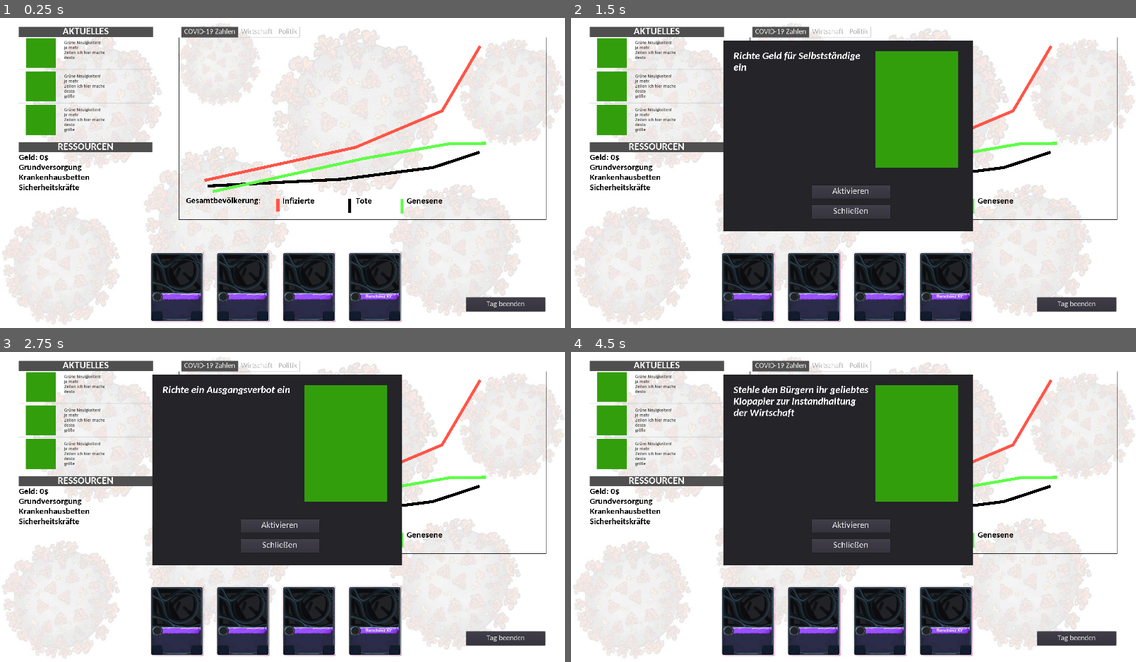
Above: before the commit, frames 1-4 (two rows, left to right).
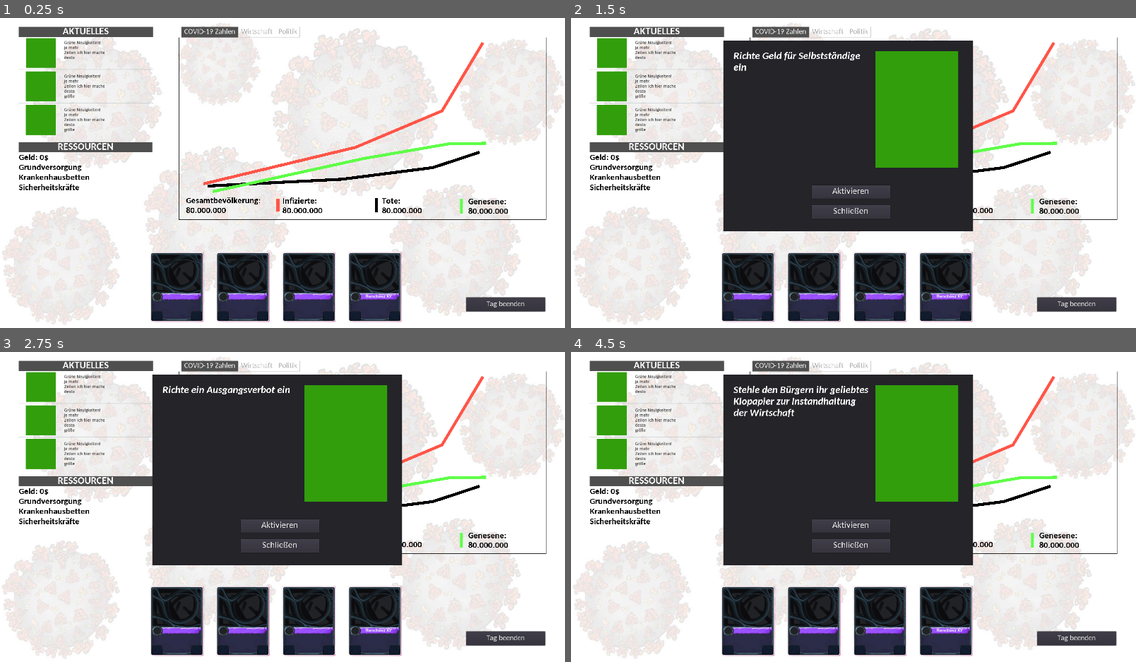
Above: after the commit, the same moments.

Repository: Cards-against-Corona/Cards-against-Corona
Game: Godot game, scene res://Scenes and Scripts/Game.tscn
The game is run twice, just before and just after one commit, with the same random seed, the same clock (stepped at 60 frames per second) and the same inputs.
Inputs (mouse positions are in pixels of both pictures, inside the frame that each line leads up to):
- Up to frame 1 (0.25 s): no input
- Up to frame 2 (1.5 s): click (746, 287) at 0.5 s; click (813, 287) at 1.25 s
- Up to frame 3 (2.75 s): click (310, 621) at 2 s
- Up to frame 4 (4.5 s): click "Handlung XY" at 2.75 s; click "Aktivieren" at 3.5 s; click (746, 621) at 4.25 s

The runs differ from the first frame. In frame 1, 0.9% of the frame differs, in the area x 32-90%, y 7-64%; in frame 2, 0.4%; in frame 3, 0.4%; in frame 4, 0.4%.

Commit message:
started Tag beenden button

Diff:
--- a/Scenes and Scripts/Game.gd
+++ b/Scenes and Scripts/Game.gd
@@ -42,3 +42,35 @@
 
 func _on_Geld_draw():
 	pass # Replace with function body.
+
+
+func _on_Button_TagEnde_pressed():
+	# trigger events?
+
+	# calculate infection counts --> mit Mechanikern koordinieren
+	var arr = [1, 2, 3] # TESTARRAY
+
+	# calculate other values
+
+	# update main window
+	# update infection counters
+	$"Control/TabContainer/COVID-19 Zahlen/Label_Infizierte".text = "Infizierte:\n" + str(arr.find_last())
+	$"Control/TabContainer/COVID-19 Zahlen/Label_Tote".text = "Tote:\n" + str(15)
+	$"Control/TabContainer/COVID-19 Zahlen/Label_Genesene".text = "Genesene:\n" + str(15)
+
+	# update other KPIs
+
+	# calculate the Graphs
+	# for Covid-Screen: -200;80 -> 750;400
+
+	# arr wird durch werte z.B. Anzahl infizierte ersetzt
+	var y_max = arr.max()
+	var y_min = arr.min()
+
+
+	for y in range(arr.size()):
+		print(y)
+
+	# enter new entries to the newsfeed
+
+	# enter new entries to the eventlog
--- a/Scenes and Scripts/Game.tscn
+++ b/Scenes and Scripts/Game.tscn
@@ -75,7 +75,7 @@
 "_edit_use_anchors_": false
 }
 
-[node name="Button" type="Button" parent="Control"]
+[node name="Button_TagEnde" type="Button" parent="Control"]
 margin_left = 1583.68
 margin_top = 978.038
 margin_right = 1852.68
@@ -112,7 +112,7 @@
 
 [node name="Line2D_infizierte" type="Line2D" parent="Control/TabContainer/COVID-19 Zahlen"]
 position = Vector2( 282.135, 417.159 )
-points = PoolVector2Array( -196.475, 68.3441, 316.836, -44.0809, 611.084, -168.072, 740.627, -388.296 )
+points = PoolVector2Array( -200, 80, 316.836, -44.0809, 611.084, -168.072, 750, -400 )
 default_color = Color( 1, 0.337255, 0.286275, 1 )
 
 [node name="Legende_infizierte" type="Line2D" parent="Control/TabContainer/COVID-19 Zahlen"]
@@ -126,7 +126,7 @@
 default_color = Color( 0, 0, 0, 1 )
 
 [node name="Legende_Tote2" type="Line2D" parent="Control/TabContainer/COVID-19 Zahlen"]
-position = Vector2( 775.013, 512.659 )
+position = Vector2( 865.693, 510.808 )
 points = PoolVector2Array( -195.9, 83.0417, -195.9, 34.2882 )
 default_color = Color( 0, 0, 0, 1 )
 
@@ -136,54 +136,58 @@
 default_color = Color( 0.376471, 1, 0.286275, 1 )
 
 [node name="Legende_Genesene2" type="Line2D" parent="Control/TabContainer/COVID-19 Zahlen"]
-position = Vector2( 954.219, 509.543 )
+position = Vector2( 1155.94, 509.543 )
 points = PoolVector2Array( -196.475, 88.3733, -196.712, 38.5117 )
 default_color = Color( 0.376471, 1, 0.286275, 1 )
 
-[node name="Ansehen" type="Label" parent="Control/TabContainer/COVID-19 Zahlen"]
+[node name="Label_Bevoelkerung" type="Label" parent="Control/TabContainer/COVID-19 Zahlen"]
 margin_left = 23.0
 margin_top = 541.0
 margin_right = 279.0
 margin_bottom = 581.0
 custom_fonts/font = SubResource( 1 )
 custom_colors/font_color = Color( 0, 0, 0, 1 )
-text = "Gesamtbevölkerung:"
-__meta__ = {
-"_edit_use_anchors_": false
-}
-
-[node name="Ansehen2" type="Label" parent="Control/TabContainer/COVID-19 Zahlen"]
+text = "Gesamtbevölkerung:
+80.000.000"
+__meta__ = {
+"_edit_use_anchors_": false
+}
+
+[node name="Label_Infizierte" type="Label" parent="Control/TabContainer/COVID-19 Zahlen"]
 margin_left = 351.0
 margin_top = 542.0
 margin_right = 462.0
 margin_bottom = 582.0
 custom_fonts/font = SubResource( 1 )
 custom_colors/font_color = Color( 0, 0, 0, 1 )
-text = "Infizierte"
-__meta__ = {
-"_edit_use_anchors_": false
-}
-
-[node name="Ansehen3" type="Label" parent="Control/TabContainer/COVID-19 Zahlen"]
-margin_left = 600.0
+text = "Infizierte:
+80.000.000"
+__meta__ = {
+"_edit_use_anchors_": false
+}
+
+[node name="Label_Tote" type="Label" parent="Control/TabContainer/COVID-19 Zahlen"]
+margin_left = 688.83
 margin_top = 542.0
-margin_right = 671.0
-margin_bottom = 582.0
-custom_fonts/font = SubResource( 1 )
-custom_colors/font_color = Color( 0, 0, 0, 1 )
-text = "Tote"
-__meta__ = {
-"_edit_use_anchors_": false
-}
-
-[node name="Ansehen4" type="Label" parent="Control/TabContainer/COVID-19 Zahlen"]
-margin_left = 773.0
-margin_top = 542.0
-margin_right = 897.0
-margin_bottom = 582.0
-custom_fonts/font = SubResource( 1 )
-custom_colors/font_color = Color( 0, 0, 0, 1 )
-text = "Genesene"
+margin_right = 824.83
+margin_bottom = 605.0
+custom_fonts/font = SubResource( 1 )
+custom_colors/font_color = Color( 0, 0, 0, 1 )
+text = "Tote:
+80.000.000"
+__meta__ = {
+"_edit_use_anchors_": false
+}
+
+[node name="Label_Genesene" type="Label" parent="Control/TabContainer/COVID-19 Zahlen"]
+margin_left = 982.12
+margin_top = 543.851
+margin_right = 1118.12
+margin_bottom = 606.851
+custom_fonts/font = SubResource( 1 )
+custom_colors/font_color = Color( 0, 0, 0, 1 )
+text = "Genesene:
+80.000.000"
 __meta__ = {
 "_edit_use_anchors_": false
 }
@@ -422,3 +426,4 @@
 }
 
 [node name="Karten" parent="." instance=ExtResource( 1 )]
+[connection signal="pressed" from="Control/Button_TagEnde" to="." method="_on_Button_TagEnde_pressed"]
